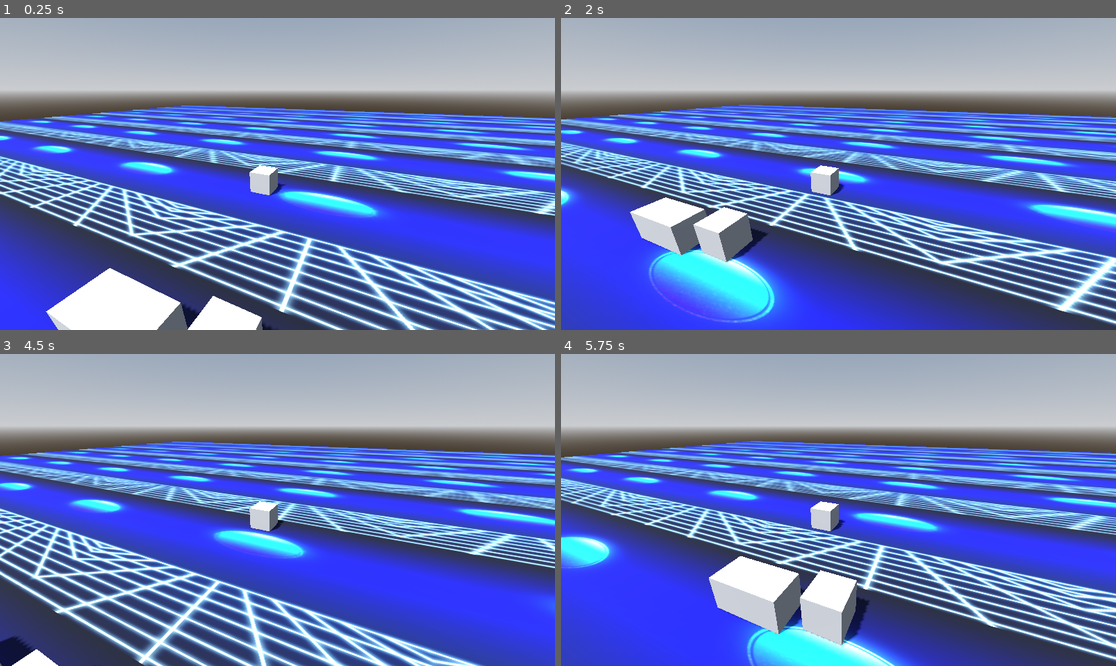
Above: before the commit, frames 1-4 (two rows, left to right).
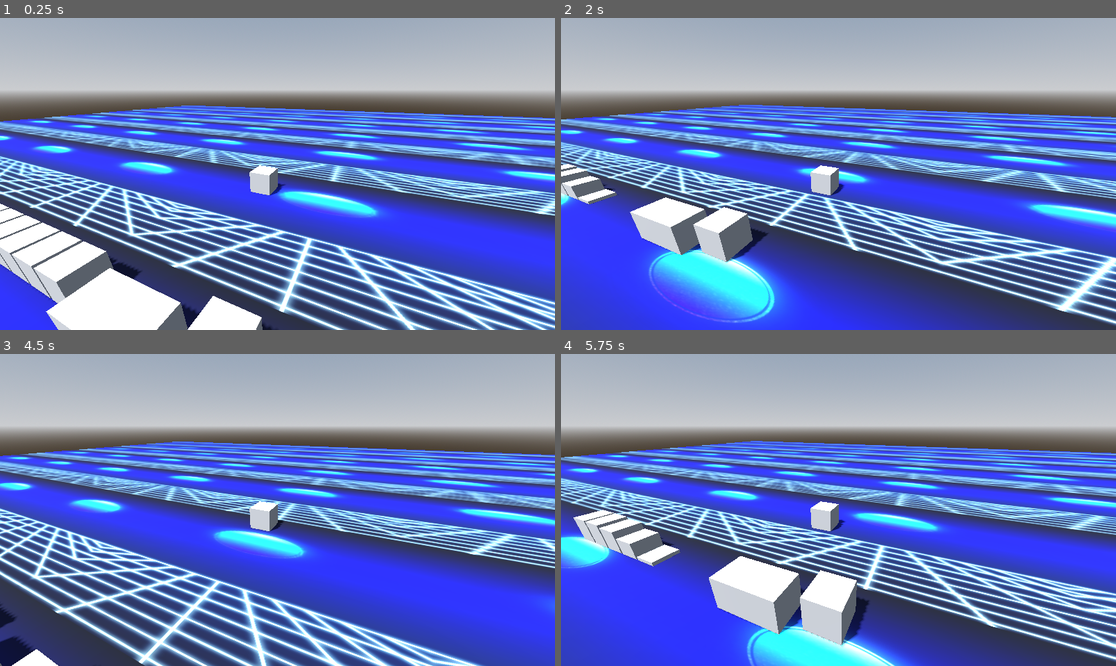
Above: after the commit, the same moments.

Repository: Username4D/rasterrun
Game: Godot game, scene res://scenes/demo_scene.tscn
Two runs of this game, one before a commit and one after it. Both use one fixed random seed, a clock stepped at 60 frames per second and the inputs below.
Inputs:
- Up to frame 1 (0.25 s): no input
- Up to frame 2 (2 s): hold Right (ui_right) 0.53-1.28 s; hold Down (ui_down) from 1.28 s (still down)
- Up to frame 3 (4.5 s): release Down (ui_down) at 2.03 s; hold Right (ui_right) 2.03-2.78 s; hold Up (ui_up) 2.78-3.53 s; hold Left (ui_left) from 3.53 s (still down)
- Up to frame 4 (5.75 s): release Left (ui_left) at 5.03 s; hold Down (ui_down) from 5.03 s (still down)

The runs differ from the first frame. In frame 1, 3.8% of the frame differs, in the area x 0-26%, y 59-92%; in frame 2, 0.8%; in frame 3, 0.1%; in frame 4, 1.8%.

Commit message:
added pulse wall, added spinner

Diff:
--- a/scenes/demo_scene.tscn
+++ b/scenes/demo_scene.tscn
@@ -1,8 +1,10 @@
-[gd_scene load_steps=10 format=3 uid="uid://cqf1pye3c1kvl"]
+[gd_scene load_steps=12 format=3 uid="uid://cqf1pye3c1kvl"]
 
 [ext_resource type="Texture2D" uid="uid://ca0rwtwcwd4yh" path="res://assets/placeholder_texture.png" id="1_03k34"]
 [ext_resource type="PackedScene" uid="uid://bl7uumbime3mk" path="res://scenes/player.tscn" id="2_ba4t3"]
 [ext_resource type="PackedScene" uid="uid://ch3gpdhfoyjbm" path="res://scenes/wall.tscn" id="3_0ekuu"]
+[ext_resource type="PackedScene" uid="uid://dufstaynulvg5" path="res://scenes/pulse_wall.tscn" id="4_8m1ix"]
+[ext_resource type="PackedScene" uid="uid://b77hpbyp824ng" path="res://scenes/spinner.tscn" id="5_bk2b3"]
 
 [sub_resource type="ProceduralSkyMaterial" id="ProceduralSkyMaterial_ba4t3"]
 sky_horizon_color = Color(0.66224277, 0.6717428, 0.6867428, 1)
@@ -55,3 +57,37 @@
 
 [node name="wall3" parent="StaticBody3D" instance=ExtResource("3_0ekuu")]
 transform = Transform3D(1, 0, 0, 0, 1, 0, 0, 0, 1, 0, 1, 0)
+
+[node name="pulse_wall" parent="." instance=ExtResource("4_8m1ix")]
+transform = Transform3D(1, 0, 0, 0, 1, 0, 0, 0, 1, 4, 1, 0)
+
+[node name="pulse_wall2" parent="." instance=ExtResource("4_8m1ix")]
+transform = Transform3D(1, 0, 0, 0, 1, 0, 0, 0, 1, 5, 1, 0)
+offset = 0.25
+
+[node name="pulse_wall3" parent="." instance=ExtResource("4_8m1ix")]
+transform = Transform3D(1, 0, 0, 0, 1, 0, 0, 0, 1, 6, 1, 0)
+offset = 0.5
+
+[node name="pulse_wall4" parent="." instance=ExtResource("4_8m1ix")]
+transform = Transform3D(1, 0, 0, 0, 1, 0, 0, 0, 1, 7, 1, 0)
+offset = 0.75
+
+[node name="pulse_wall5" parent="." instance=ExtResource("4_8m1ix")]
+transform = Transform3D(1, 0, 0, 0, 1, 0, 0, 0, 1, 8, 1, 0)
+offset = 1.0
+
+[node name="pulse_wall6" parent="." instance=ExtResource("4_8m1ix")]
+transform = Transform3D(1, 0, 0, 0, 1, 0, 0, 0, 1, 9, 1, 0)
+offset = 1.25
+
+[node name="pulse_wall7" parent="." instance=ExtResource("4_8m1ix")]
+transform = Transform3D(1, 0, 0, 0, 1, 0, 0, 0, 1, 10, 1, 0)
+offset = 1.5
+
+[node name="pulse_wall8" parent="." instance=ExtResource("4_8m1ix")]
+transform = Transform3D(1, 0, 0, 0, 1, 0, 0, 0, 1, 11, 1, 0)
+offset = 1.75
+
+[node name="spinner" parent="." instance=ExtResource("5_bk2b3")]
+transform = Transform3D(1, 0, 0, 0, 1, 0, 0, 0, 1, 56, 0, -1)
--- /dev/null
+++ b/scenes/pulse_wall.tscn
@@ -0,0 +1,22 @@
+[gd_scene load_steps=4 format=3 uid="uid://dufstaynulvg5"]
+
+[ext_resource type="Script" uid="uid://517qvalb32kl" path="res://scripts/pulse_wall.gd" id="1_nb0jv"]
+
+[sub_resource type="BoxShape3D" id="BoxShape3D_mbs4g"]
+size = Vector3(0.9, 1, 0.9)
+
+[sub_resource type="BoxMesh" id="BoxMesh_ry18k"]
+
+[node name="pulse_wall" type="AnimatableBody3D" groups=["collidable"]]
+script = ExtResource("1_nb0jv")
+
+[node name="CollisionShape3D" type="CollisionShape3D" parent="."]
+shape = SubResource("BoxShape3D_mbs4g")
+
+[node name="MeshInstance3D" type="MeshInstance3D" parent="."]
+transform = Transform3D(0.9, 0, 0, 0, 1, 0, 0, 0, 0.9, 0, 0, 0)
+mesh = SubResource("BoxMesh_ry18k")
+
+[node name="move_timer" type="Timer" parent="." groups=["collidable"]]
+wait_time = 4.0
+autostart = true
--- /dev/null
+++ b/scenes/spinner.tscn
@@ -0,0 +1,24 @@
+[gd_scene load_steps=4 format=3 uid="uid://b77hpbyp824ng"]
+
+[ext_resource type="Script" uid="uid://cawyubfjv84jf" path="res://scripts/spinner.gd" id="1_i3bsr"]
+
+[sub_resource type="BoxShape3D" id="BoxShape3D_78gc6"]
+size = Vector3(2, 0.25, 9)
+
+[sub_resource type="BoxMesh" id="BoxMesh_kry60"]
+size = Vector3(2, 0.25, 9)
+
+[node name="spinner" type="AnimatableBody3D"]
+script = ExtResource("1_i3bsr")
+
+[node name="CollisionShape3D" type="CollisionShape3D" parent="."]
+transform = Transform3D(1, 0, 0, 0, 1, 0, 0, 0, 1, 0, -0.125, 0)
+shape = SubResource("BoxShape3D_78gc6")
+
+[node name="MeshInstance3D" type="MeshInstance3D" parent="."]
+transform = Transform3D(1, 0, 0, 0, 1, 0, 0, 0, 1, 0, -0.125, 0)
+mesh = SubResource("BoxMesh_kry60")
+
+[node name="Timer" type="Timer" parent="."]
+wait_time = 4.0
+autostart = true
--- /dev/null
+++ b/scripts/pulse_wall.gd
@@ -0,0 +1,18 @@
+extends AnimatableBody3D
+
+@export var offset = 0.0
+@onready var original_pos = self.position.y
+
+func ease_in_out_cubic(x):
+	if x <= 1:
+		return 4 *x * x * x if x < .5 else 1 - pow(-2 * x + 2, 3 ) / 2
+	else:
+		return 1 - 4 *(x-1) * (x-1) * (x-1) if x-1 < .5 else pow(-2 * (x-1) + 2, 3 ) / 2
+func _process(delta: float) -> void:
+	self.position.y = original_pos - ease_in_out_cubic( 2 - $move_timer.time_left / 2 ) * 2
+
+
+func _ready() -> void:
+	$move_timer.stop()
+	await get_tree().create_timer(offset).timeout
+	$move_timer.start()
--- /dev/null
+++ b/scripts/spinner.gd
@@ -0,0 +1,4 @@
+extends AnimatableBody3D
+
+func _physics_process(delta: float) -> void:
+	self.rotation_degrees.y =  90 * (4 - $Timer.time_left)
Not shown, added: scripts/pulse_wall.gd.uid
Not shown, added: scripts/spinner.gd.uid
